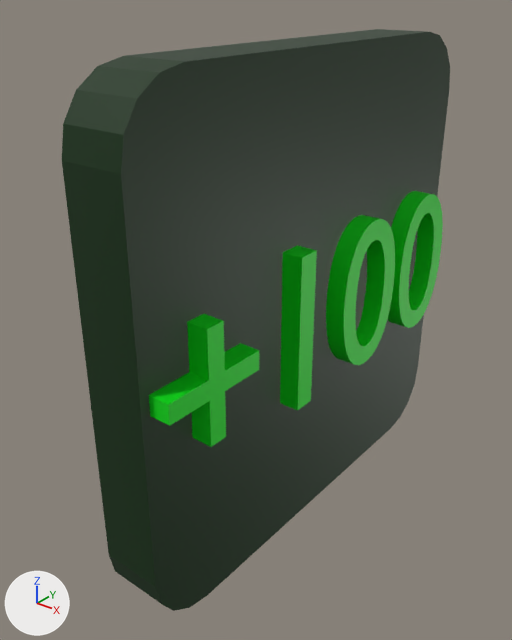
A saved change to the FBX model Assets/Materials/check3d100points/untitled.fbx.
Camera for both pictures: a 50 mm camera at (3.18, -4.46, 2.42) aimed at (-0.17, -0.27, -0.17). The lights are fixed; the arrows at lower left show +X, +Y and +Z. Vertices at the same position are counted once.

Objects in the first picture: 'Cube', 'Text.001'.
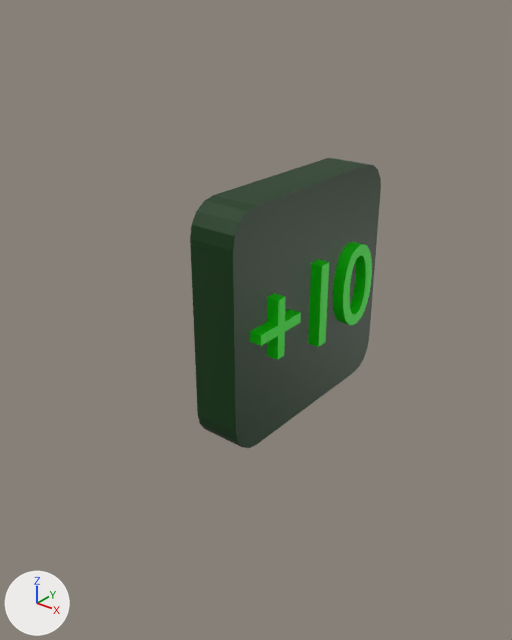
Changed parts and their boxes [x1, y1, x2, y2] in the pictures (512 x 640 px):
'Cube', mesh rescaled (51% narrower, 50% shorter): before [62, 29, 450, 611]; after [190, 158, 381, 448]
'Text.001', reshaped, moved, turned, rescaled (not visible afterwards): before [149, 191, 443, 447]
part 2 of me_text_001, rebuilt (not visible afterwards): before [149, 314, 259, 447]
part 3 of me_text_001, deleted (green): before [388, 191, 443, 328]
part 4 of me_text_001, deleted (green): before [326, 215, 395, 365]
part 5 of me_text_001, deleted (green): before [280, 245, 317, 411]
part 6 of me_text, added (green): after [333, 242, 372, 325]
part 7 of me_text, added (green): after [250, 259, 329, 360]

Diff of the bpy script that builds the scene:
```diff
--- a/Assets/Materials/check3d100points/untitled.fbx.py
+++ b/Assets/Materials/check3d100points/untitled.fbx.py
@@ mat_material_001 @@
+mat_material_001 = principled_material('Material.001')
+mat_material_001.base_color = (0.00376, 0.8, 0.0)  # green #0ce700
@@ me_cube @@
 me_cube.from_pydata(...)  # 40 vertices, 22 faces; spans x -0.2..0.3, y -2.0..2.0, z -2.0..2.0
 # used by ob_cube; location = (0.0, 0.0, 0.0)
+# me_cube part 1: the whole mesh is scaled about its middle by (-0.8, -0.5, 0.5), then moved by (-0.04, 0.0, 0.0)
 me_cube.materials.append(mat_square)
@@ me_text @@
 # used by ob_text; location = (2.4, 0.1, -1.6); rotation_euler = (1.571, 0.0, -1.571), in degrees (90, 0, -90); scale = (4.98, 4.98, 4.98)
-me_text.from_pydata(...)  # 12 vertices, 14 faces; spans x -0.315..0.37, y 0.085..0.582, z 0.466..0.566
-me_text.materials.append(mat_check)  # green #00df15
+me_text.from_pydata(...)  # 224 vertices, 225 faces; spans x 0.074..1.661, y -0.367..0.374, z -0.049..0.057
+# me_text part 6: 192 vertices added at x 1.195..1.661, y -0.367..0.374, z -0.049..0.057
+# me_text part 7: 32 vertices added at x 0.074..0.952, y -0.358..0.365, z -0.049..0.057
+me_text.materials.append(mat_material_001)  # green #0ce700
@@ me_text_001 @@
 # used by ob_text_001; location = (0.284, -2.032, -0.666); rotation_euler = (1.571, 0.0, 1.571), in degrees (90, 0, 90); scale = (1.89, 1.89, 1.89)
-me_text_001.from_pydata(...)  # 416 vertices, 412 faces; spans x 0.06..2.05, y -0.01..0.69, z 0.0..0.1
-me_text_001.materials.append(mat_check)  # green #00df15
+me_text_001.from_pydata(...)  # 12 vertices, 14 faces; spans x 0.11..0.79, y 0.09..0.59, z 0.0..0.04
+# me_text_001 part 2: the loose piece of 24 vertices spanning x 0.06..0.53, y 0.12..0.59, z 0.0..0.1 is rebuilt with 12 vertices and now spans x 0.11..0.79, y 0.09..0.59, z 0.0..0.04, in mat_material_001 (green #0ce700)
+# me_text_001 part 3: the loose piece of 192 vertices spanning x 1.61..2.05, y -0.01..0.69, z 0.0..0.1 is deleted
+# me_text_001 part 4: the loose piece of 192 vertices spanning x 1.11..1.55, y -0.01..0.69, z 0.0..0.1 is deleted
+# me_text_001 part 5: the loose piece of 8 vertices spanning x 0.79..0.88, y 0.0..0.68, z 0.0..0.1 is deleted
+me_text_001.materials.append(mat_material_001)  # green #0ce700
@@ ob_text_001 @@
 ob_text_001 = bpy.data.objects.new('Text.001', me_text_001)
-ob_text_001.location = (0.284, -2.032, -0.666)
-ob_text_001.rotation_euler = (1.571, 0.0, 1.571)  # degrees (90, 0, 90)
-ob_text_001.scale = (1.89, 1.89, 1.89)
+ob_text_001.location = (-0.191, 1.048, -0.793)
+ob_text_001.rotation_euler = (1.571, 0.0, -1.571)  # degrees (90, 0, -90)
+ob_text_001.scale = (2.31, 2.31, 2.31)
```
